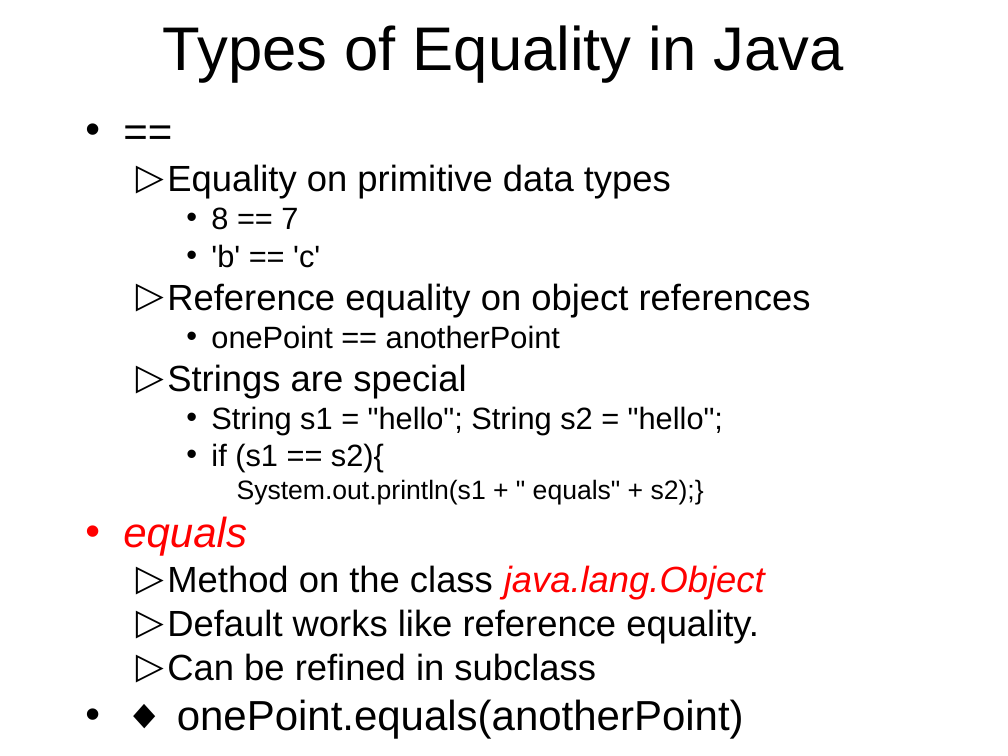
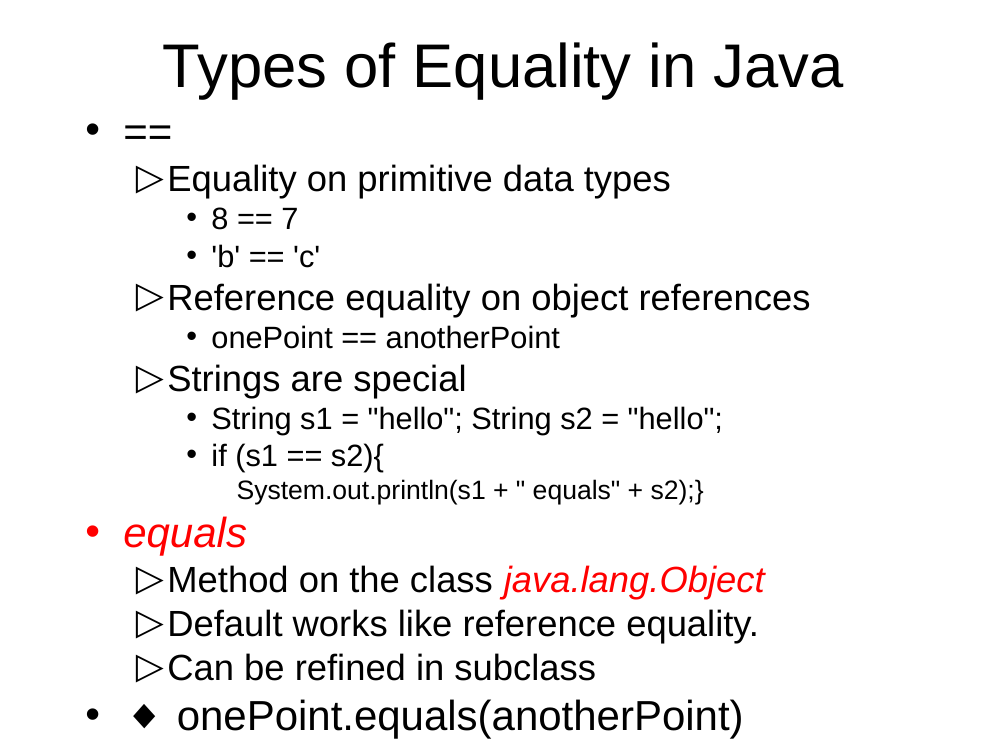
Before and after one commit to octaviordz/zjnu2017.github.io, a slide deck: slide 34 of OOP/lectures/030--Classes.and.Objects.ppt (slide 30 before the commit). Drawn at 1008x756 pixels with LibreOffice and Linux fonts; fonts in the diff are those of the drawing. Boxes give left, top, right and bottom in pixels: in the first picture for what was removed or moved away, otherwise in the second. Text is boxed around its words. In the diff, an @@ line names an element or a change of style, - is before the commit and + after.

Commit message:
Update slides for lesson on OO Java.

```diff
--- a/OOP/lectures/030--Classes.and.Objects.ppt
+++ b/OOP/lectures/030--Classes.and.Objects.ppt
@@ title "Types of Equality in Java": place and size @@
-title "Types of Equality in Java" at (163, 25, 844, 82)
+title "Types of Equality in Java" at (163, 42, 844, 99)
```
Also in this commit, not shown: 4 other slides changed, 5 slides added, 1 other file.
